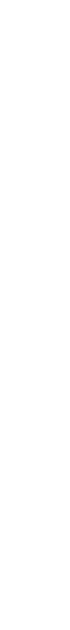
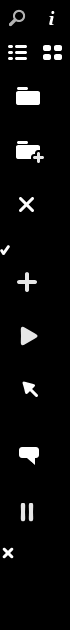
Layer changes from the first (70, 630) image to the second:
painted on "pause" over [20, 503, 36, 522]
showed "background" over [0, 0, 70, 630]
